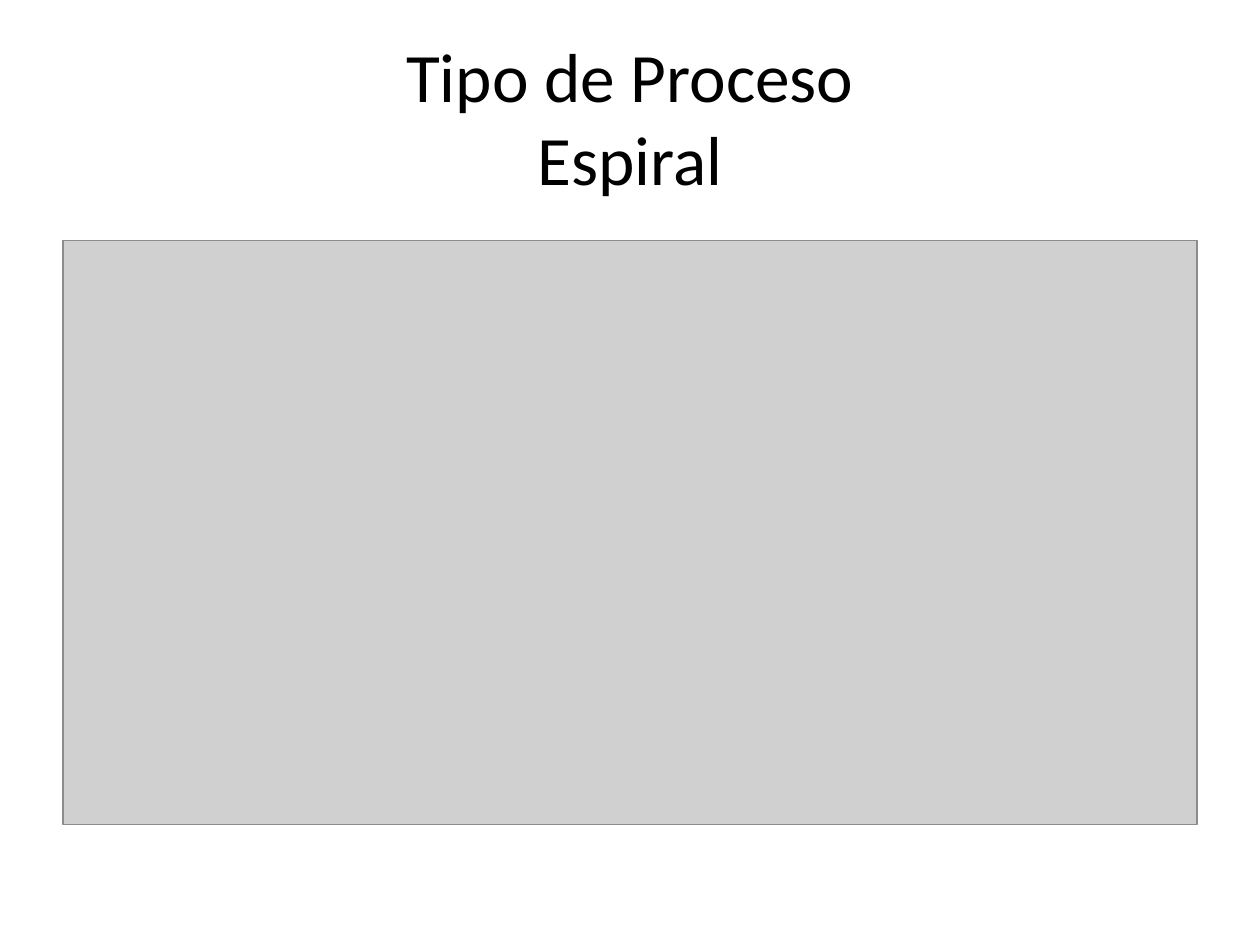
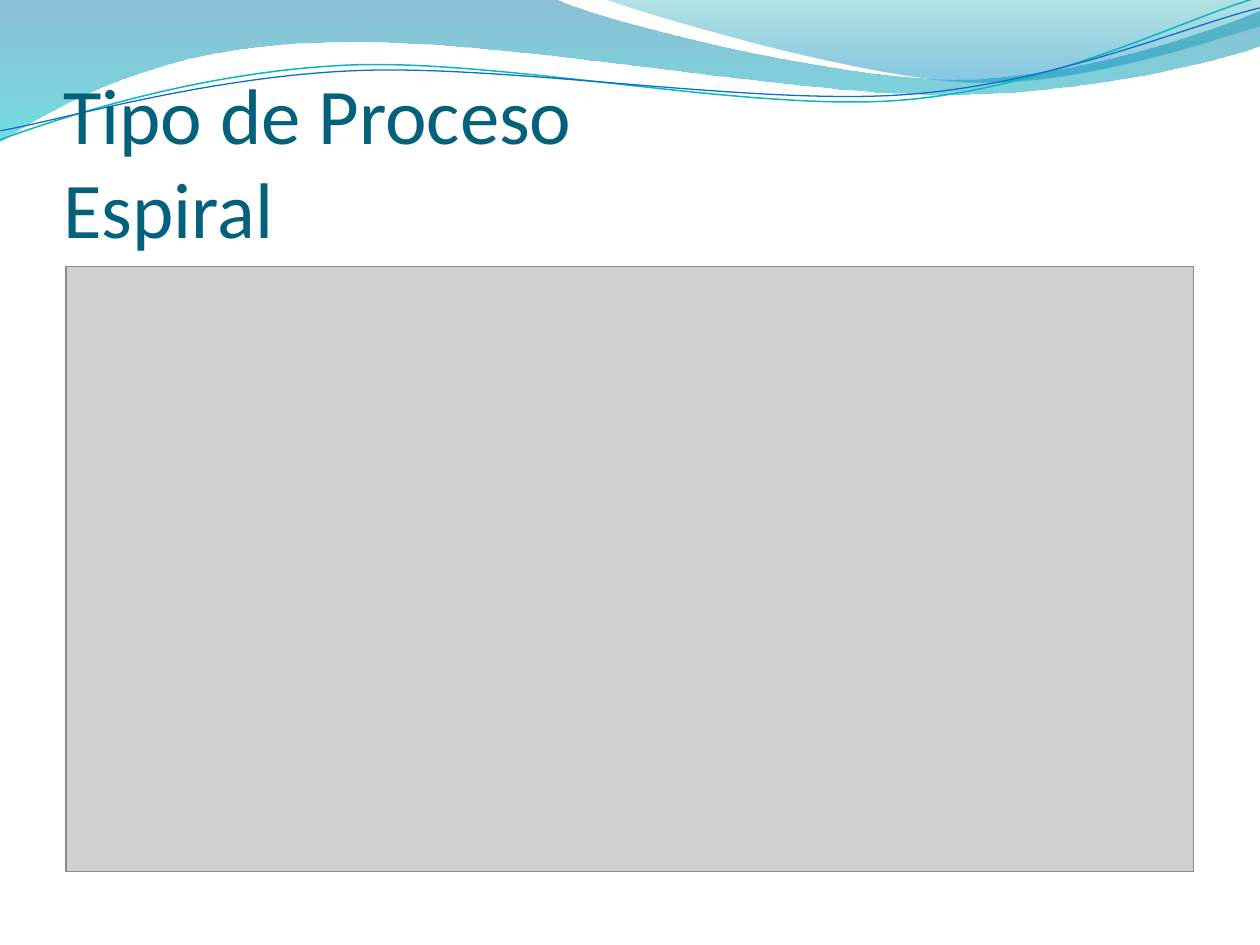
Before and after one commit to francben/proyectoDeliberyApp, a slide deck: slide 7 of Para Presentacion final.pptx. Drawn at 1260x945 pixels with LibreOffice and Linux fonts; fonts in the diff are those of the drawing; grey boxes stand for pictures; background and template pictures are left out. Boxes give left, top, right and bottom in pixels: in the first picture for what was removed or moved away, otherwise in the second. Text is boxed around its words. In the diff, an @@ line names an element or a change of style, - is before the commit and + after.

```diff
--- a/Para Presentacion final.pptx
+++ b/Para Presentacion final.pptx
@@ freeform shape added at <box>0,0,1260,142</box>, fill gradient #0074A1 to #00C6CF @@
@@ freeform shape added at <box>0,0,1260,147</box>, outline #0AB8BF 0.85 pt @@
@@ freeform shape added at <box>0,8,1260,141</box>, outline #0F6FC6 0.75 pt @@
@@ freeform shape added at <box>604,0,1260,87</box>, fill gradient #00A1A9 to #008BBF @@
@@ title "Tipo de Proceso Espiral": place and size @@
-title "Tipo de Proceso Espiral" at <box>406,54,854,197</box>
+title "Tipo de Proceso Espiral" at <box>63,78,571,251</box>
@@ title "Tipo de Proceso Espiral" at <box>63,78,571,251</box>: size 39.6 to 45 pt, text colour #000000 to #04617B; alignment centre to left; vertical alignment middle to bottom @@
@@ picture: place and size @@
-picture at <box>63,241,1197,825</box>
+picture at <box>66,267,1193,872</box>
```
Also in this commit, not shown: 16 other slides changed, 2 slides added, 2 slides removed.
